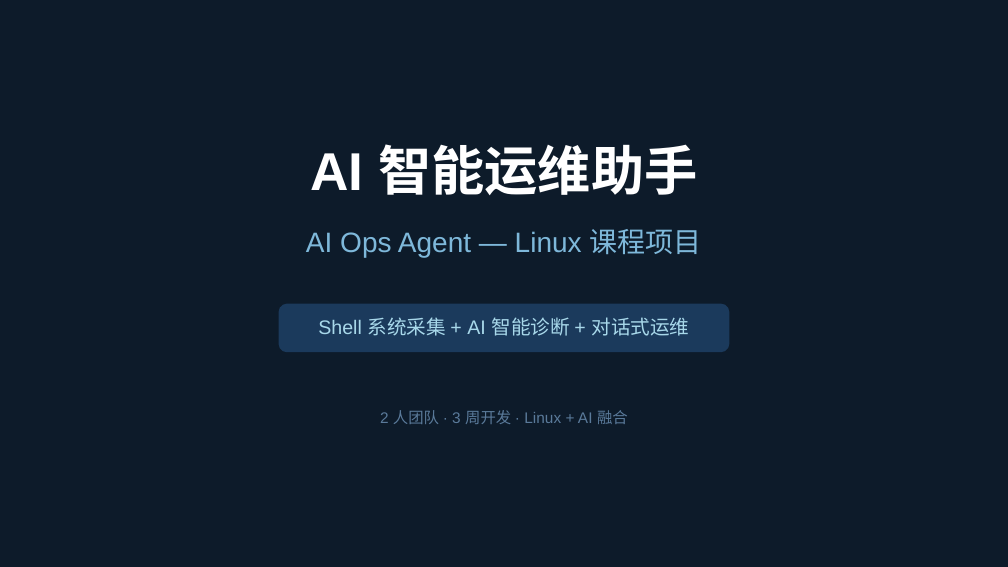
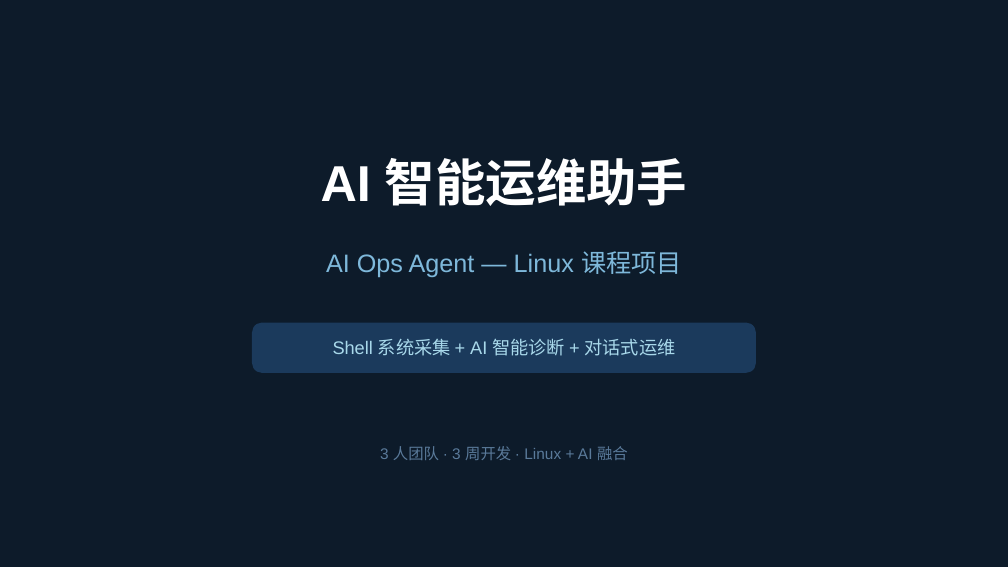
Before and after one commit to NJFUZL/Linux----, a slide deck: slide 1 of docs/AI智能运维助手_项目规划.pptx. Drawn at 1008x567 pixels with LibreOffice and Linux fonts; fonts in the diff are those of the drawing. Boxes give left, top, right and bottom in pixels: in the first picture for what was removed or moved away, otherwise in the second. Text is boxed around its words. In the diff, an @@ line names an element or a change of style, - is before the commit and + after.

```diff
--- a/docs/AI智能运维助手_项目规划.pptx
+++ b/docs/AI智能运维助手_项目规划.pptx
@@ text "AI 智能运维助手": place and size @@
-text "AI 智能运维助手" at (310,144,697,195)
+text "AI 智能运维助手" at (321,158,687,206)
@@ text "AI 智能运维助手" at (321,158,687,206): size 38 to 36 pt; less space between paragraphs; vertical alignment top to middle @@
@@ text "AI Ops Agent — Linux ...": place and size @@
-text "AI Ops Agent — Linux ..." at (306,229,702,258)
+text "AI Ops Agent — Linux ..." at (326,251,682,277)
@@ text "AI Ops Agent — Linux ..." at (326,251,682,277): size 20 to 18 pt; less space between paragraphs; vertical alignment top to middle @@
@@ rounded rectangle "Shell 系统采集 + AI 智能诊断 ...": place and size @@
-rounded rectangle "Shell 系统采集 + AI 智能诊断 ..." at (318,317,689,336)
+rounded rectangle "Shell 系统采集 + AI 智能诊断 ..." at (252,323,756,373)
@@ rounded rectangle "Shell 系统采集 + AI 智能诊断 ..." at (252,323,756,373): size 14 to 13 pt; vertical alignment top to middle; fill none to #1B3A5C @@
@@ rounded rectangle removed at (278,303,729,352) @@
@@ text "3 人团队 · 3 周开发 ..." at (380,446,628,460): vertical alignment top to middle @@
@@ text at (380,446,628,460): text changed @@
-2 人团队 · 3 周开发 · Linux + AI 融合
+3 人团队 · 3 周开发 · Linux + AI 融合
```
Also in this commit, not shown: 6 other slides changed, 30 other files.
